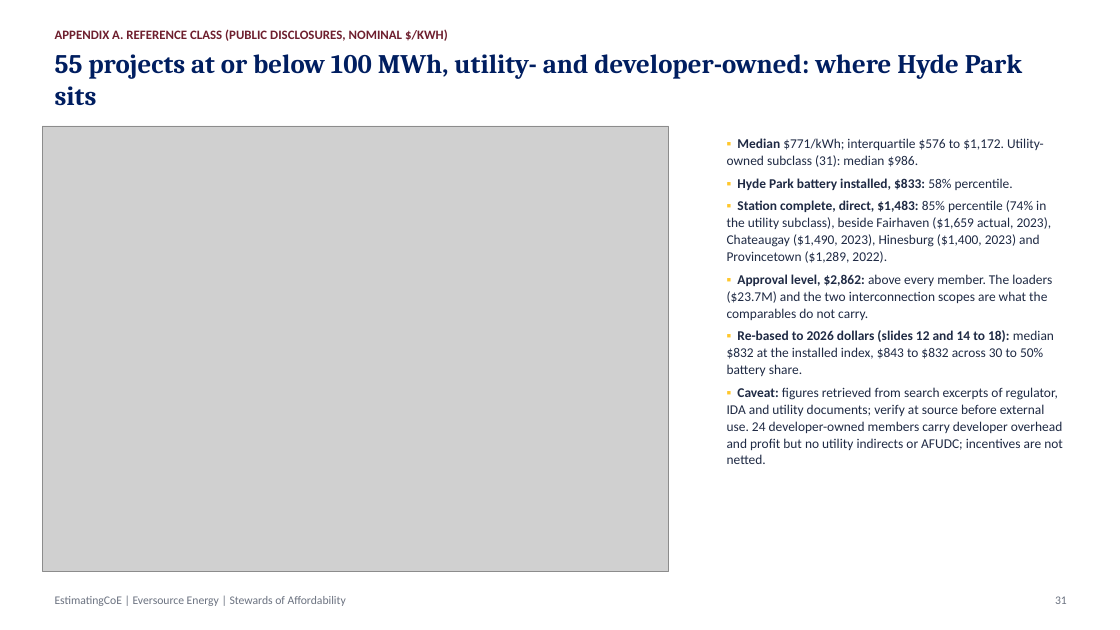
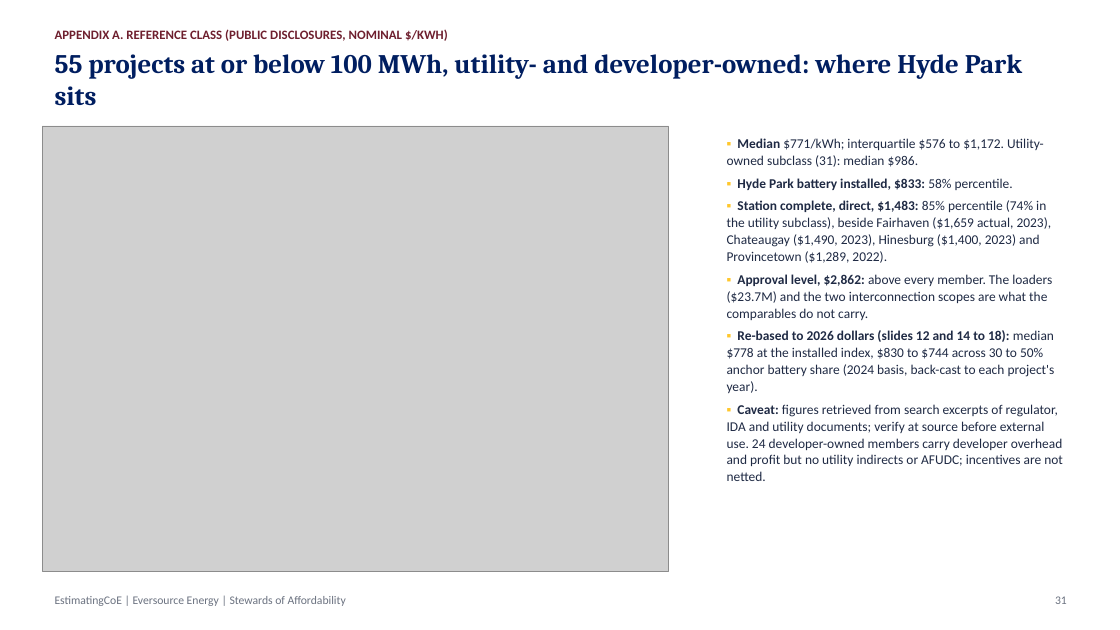
Before and after one commit to gbassaragh/BESS, a slide deck: slide 31 of Hyde Park BESS/6) Cost Analysis Deliverables/Hyde Park BESS - Cost Analysis Deck.pptx. Drawn at 1120x630 pixels with LibreOffice and Linux fonts; fonts in the diff are those of the drawing; grey boxes stand for pictures. Boxes give left, top, right and bottom in pixels: in the first picture for what was removed or moved away, otherwise in the second. Text is boxed around its words. In the diff, an @@ line names an element or a change of style, - is before the commit and + after.

```diff
--- a/Hyde Park BESS/6) Cost Analysis Deliverables/Hyde Park BESS - Cost Analysis Deck.pptx
+++ b/Hyde Park BESS/6) Cost Analysis Deliverables/Hyde Park BESS - Cost Analysis Deck.pptx
@@ text at [727, 330, 1055, 393]: text changed @@
-▪ Re-based to 2026 dollars (slides 12 and 14 to 18): median $832 at the installed index, $843 to $832 across 30 to 50% battery share.
+▪ Re-based to 2026 dollars (slides 12 and 14 to 18): median $778 at the installed index, $830 to $744 across 30 to 50% anchor battery share (2024 basis, back-cast to each project's year).
```
Also in this commit, not shown: 6 other slides changed, 22 other files.
